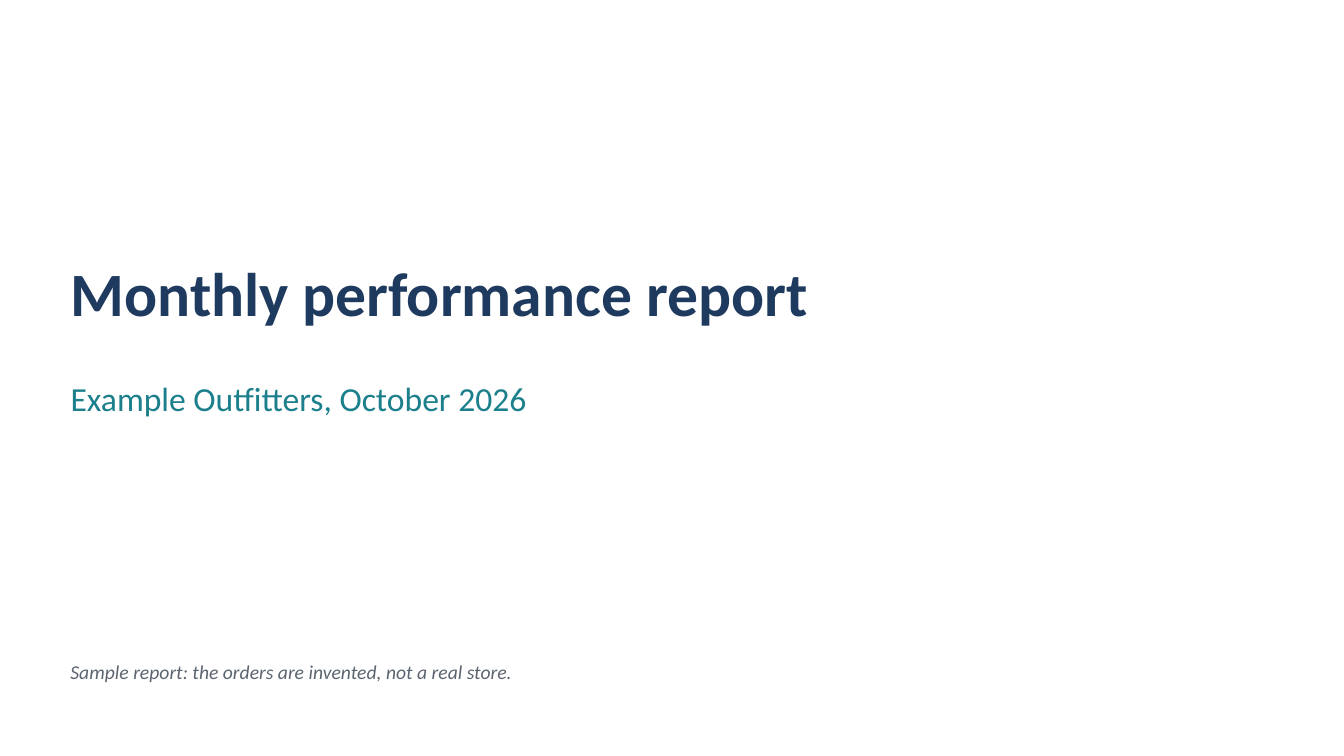
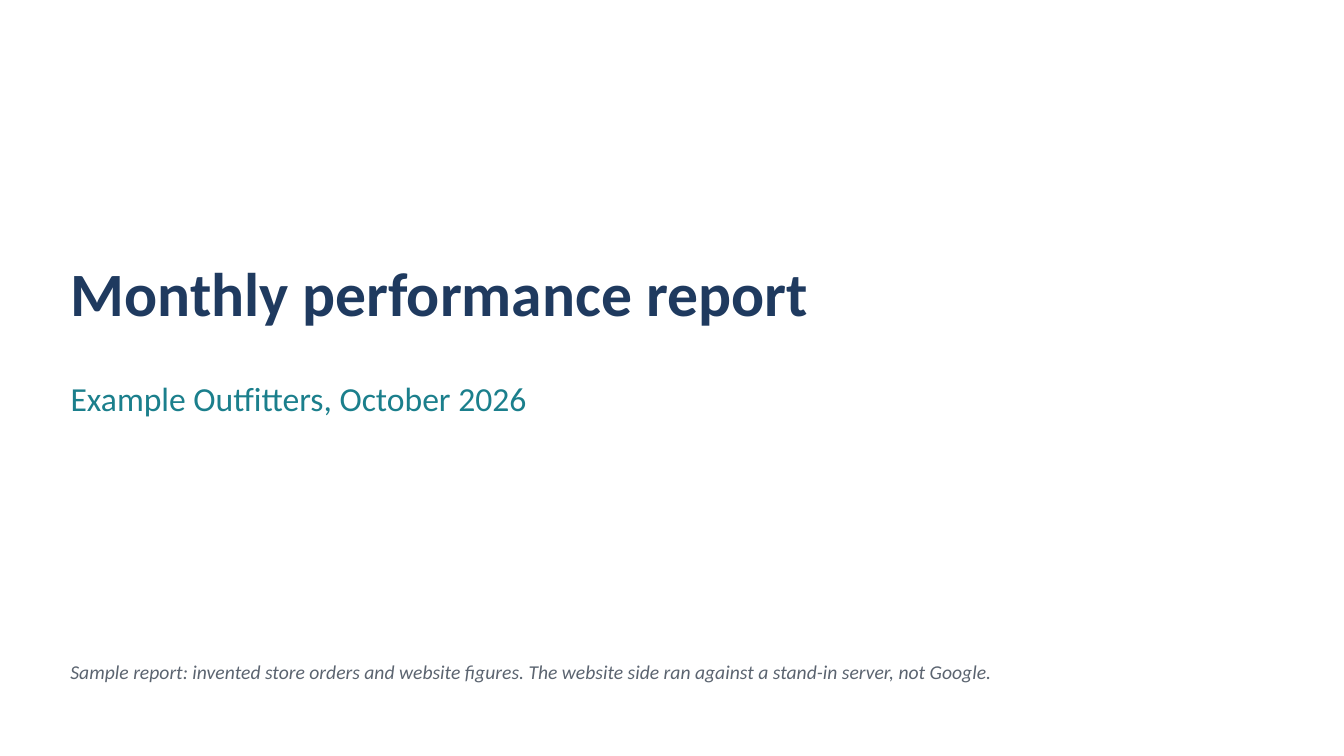
Before and after one commit to Exalt24/api-analytics-hub, a slide deck: slide 1 of docs/monthly-report-sample/report_2026-10.pptx. Drawn at 1344x756 pixels with LibreOffice and Linux fonts; fonts in the diff are those of the drawing. Boxes give left, top, right and bottom in pixels: in the first picture for what was removed or moved away, otherwise in the second. Text is boxed around its words. In the diff, an @@ line names an element or a change of style, - is before the commit and + after.

Commit message:
Add Google Analytics 4 as a second source and put the website in the monthly deck beside the store
The sync contract, runner, snapshot table and row level security needed no change for a second platform, so GA4 is one connector, a registry entry and a migration that adds four metric keys. The report was the part that assumed one source, so it now reads a store and a website connection separately, classifies the days of each from its own sync runs, and builds an eight slide deck when a website exists. A store with no website renders exactly as before, which a test checks against the saved read back of the earlier sample.

The connector was written from the saved runReport pages (docs/GA4_SOURCES.md lists what each page said and what is still unverified) and has only run against a stand-in server on the loopback address, never a live property. Retries are bounded because the pages say 500 and 503 spend a server error quota, and the figure check now covers the website metrics. 48 new mutation guards all caught their mutation.

```diff
--- a/docs/monthly-report-sample/report_2026-10.pptx
+++ b/docs/monthly-report-sample/report_2026-10.pptx
@@ text at (70, 665, 991, 683): text changed @@
-Sample report: the orders are invented, not a real store.
+Sample report: invented store orders and website figures. The website side ran against a stand-in server, not Google.
```
Also in this commit, not shown: 3 other slides changed, 1 slide added, 32 other files.
